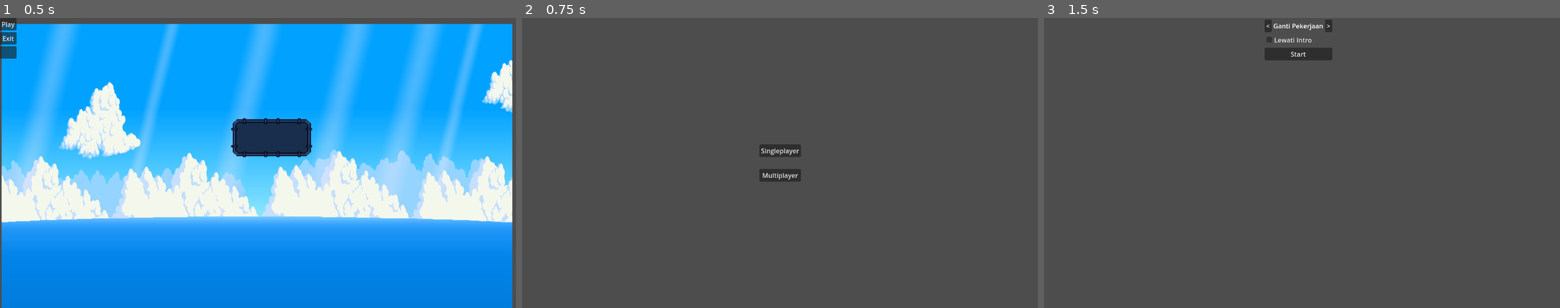
Above: before the commit, frames 1-3 (left to right).
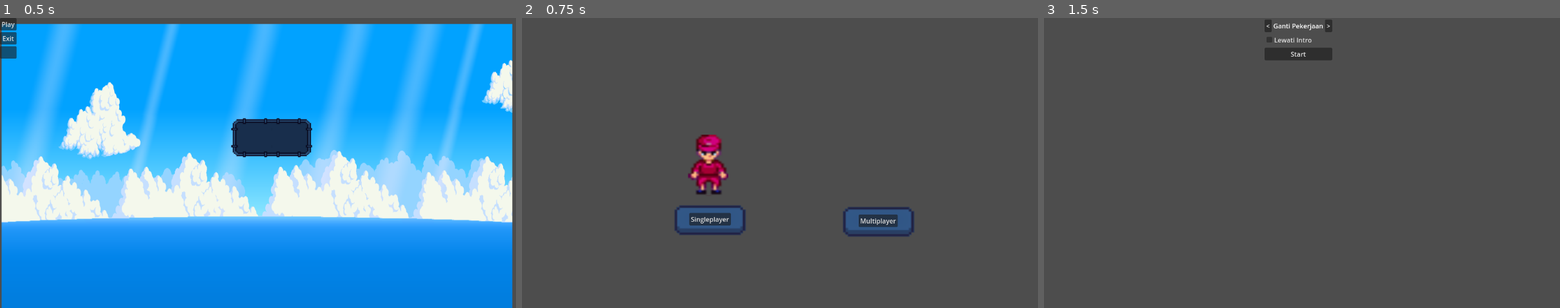
Above: after the commit, the same moments.

Repository: birugh/minimart
Game: Godot game, scene res://Interface/main_menu.tscn
Two runs of this game, one before a commit and one after it. Both use one fixed random seed, a clock stepped at 60 frames per second and the inputs below.
Inputs:
- Up to frame 1 (0.5 s): no input
- Up to frame 2 (0.75 s): click "Play" at 0.5 s
- Up to frame 3 (1.5 s): click "Singleplayer" at 1.25 s

Frame 1 is identical in both runs. In frame 2, 4.4% of the frame differs, in the area x 29-76%, y 40-76%; in frame 3, nothing differs.

Commit message:
add karakter player
add karakter player

Diff:
--- a/Interface/play_menu.tscn
+++ b/Interface/play_menu.tscn
@@ -1,6 +1,8 @@
-[gd_scene load_steps=2 format=3 uid="uid://c5nka0q5uel4x"]
+[gd_scene load_steps=4 format=3 uid="uid://c5nka0q5uel4x"]
 
 [ext_resource type="Script" path="res://Scripts/play_menu.gd" id="1_n27gl"]
+[ext_resource type="Texture2D" uid="uid://b82uc3nhjxqtp" path="res://Assets/aset.png" id="2_ual75"]
+[ext_resource type="Texture2D" uid="uid://g0wfq0hj8m2j" path="res://Job-action/job-assets/merah.png" id="3_a6jsx"]
 
 [node name="Play_Menu" type="Control"]
 layout_mode = 3
@@ -25,13 +27,51 @@
 layout_mode = 2
 theme_override_constants/separation = 30
 
-[node name="Singleplayer_Button" type="Button" parent="MarginContainer/VBoxContainer"]
+[node name="NinePatchRect" type="NinePatchRect" parent="."]
+layout_mode = 0
+offset_left = 376.0
+offset_top = 461.0
+offset_right = 562.0
+offset_bottom = 543.0
+texture = ExtResource("2_ual75")
+region_rect = Rect2(174, 249, 80, 40)
+
+[node name="Singleplayer_Button" type="Button" parent="NinePatchRect"]
 layout_mode = 2
+anchor_left = -2.871
+anchor_top = -2.857
+anchor_right = -2.871
+anchor_bottom = -2.857
+offset_left = 573.006
+offset_top = 257.274
+offset_right = 676.006
+offset_bottom = 288.274
 text = "Singleplayer"
 
-[node name="Multiplayer_Button" type="Button" parent="MarginContainer/VBoxContainer"]
+[node name="NinePatchRect" type="NinePatchRect" parent="NinePatchRect"]
+offset_left = 418.0
+offset_top = 4.0
+offset_right = 604.0
+offset_bottom = 86.0
+texture = ExtResource("2_ual75")
+region_rect = Rect2(174, 249, 80, 40)
+
+[node name="Multiplayer_Button" type="Button" parent="."]
 layout_mode = 2
+offset_left = 835.0
+offset_top = 488.0
+offset_right = 932.0
+offset_bottom = 519.0
 text = "Multiplayer"
 
-[connection signal="pressed" from="MarginContainer/VBoxContainer/Singleplayer_Button" to="." method="_on_singleplayer_button_pressed"]
-[connection signal="pressed" from="MarginContainer/VBoxContainer/Multiplayer_Button" to="." method="_on_multiplayer_button_pressed"]
+[node name="NinePatchRect2" type="NinePatchRect" parent="."]
+layout_mode = 0
+offset_left = 412.0
+offset_top = 290.0
+offset_right = 512.0
+offset_bottom = 442.0
+texture = ExtResource("3_a6jsx")
+region_rect = Rect2(-0.311714, 0, 16.2233, 29.8745)
+
+[connection signal="pressed" from="NinePatchRect/Singleplayer_Button" to="." method="_on_singleplayer_button_pressed"]
+[connection signal="pressed" from="Multiplayer_Button" to="." method="_on_multiplayer_button_pressed"]
